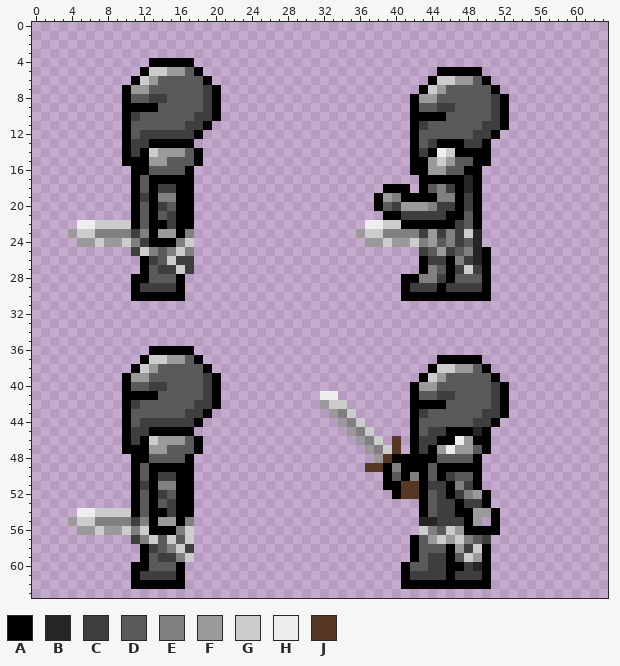
Pixel-art sprite -- Build/Assets/Sprites/Knight/KnightLeftRun.png. The picture above is the old version.
The file is 64x64 pixels.
Palette (. is transparent): A #000000  B #252525  C #403d3d  D #5a5a5a  E #817f7f  F #9a9a9a  G #cccccc  H #eeeeee  J #563723
Pixels before (only the part around the change), first column x 0:
 9 ..........AAA
10 ..........ACD
11 ..........ADD
12 ..........ADC
13 ..........ACC
14 ..........ACA
15 ..........AAA
16 ...........AA
17 ...........AD
18 ...........AD
19 ...........AC
20 ...........AD
21 ...........AD
22 .....HHGGGGAD
23 ....FGGEEEECE
24 .....FFGFFGEC
25 ...........CG
26 ............A
27 ............A
28 ...........AA
29 ...........AC
30 ...........AA
31 .............
32 .............
33 .............
34 .............
35 .............
36 .............
37 ............A
38 ...........AG
39 ..........AFF
40 ..........ADD
41 ..........AAA
42 ..........ACD
43 ..........ADD
44 ..........ADC
45 ..........ACC
46 ..........ACA
47 ..........AAA
48 ...........AA
49 ...........AD
50 ...........AD
51 ...........AC
52 ...........AD
53 ...........AD
54 .....HHGGGGAD
55 ....FGGEEEECE
56 .....FFGFFGEG
57 ...........CE
58 ............A
59 ............A
60 ...........AA
After:
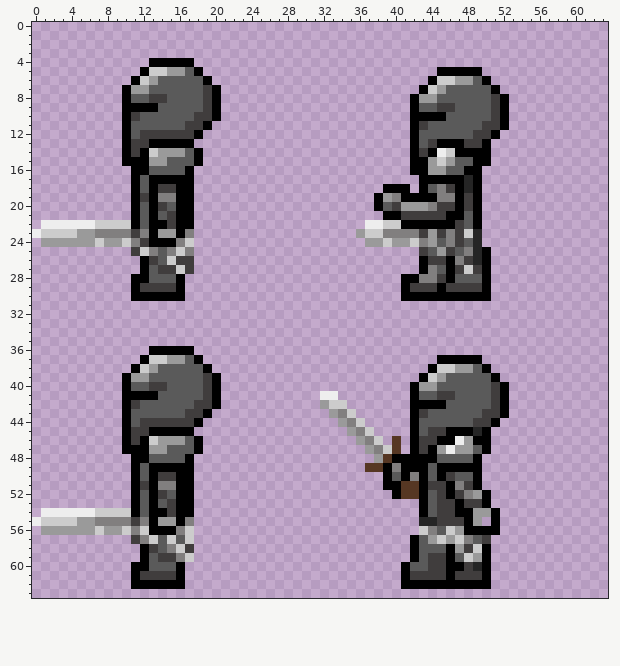
Message: updated knight side sprites for walk and idle
The exact change:
y 22: x 1..4 .... -> HHHH
y 23: x 0..6 ....FGG -> HGGGGFF
y 24: x 1..4 .... -> FFFF
y 54: x 1..4 .... -> HHHH
y 55: x 0..6 ....FGG -> HGGGGFF
y 56: x 1..4 .... -> FFFF
Boxes around the changes in both pictures, in picture pixels (x1, y1, x2, y2):
changed: (32, 220, 95, 247)
changed: (32, 508, 95, 535)
